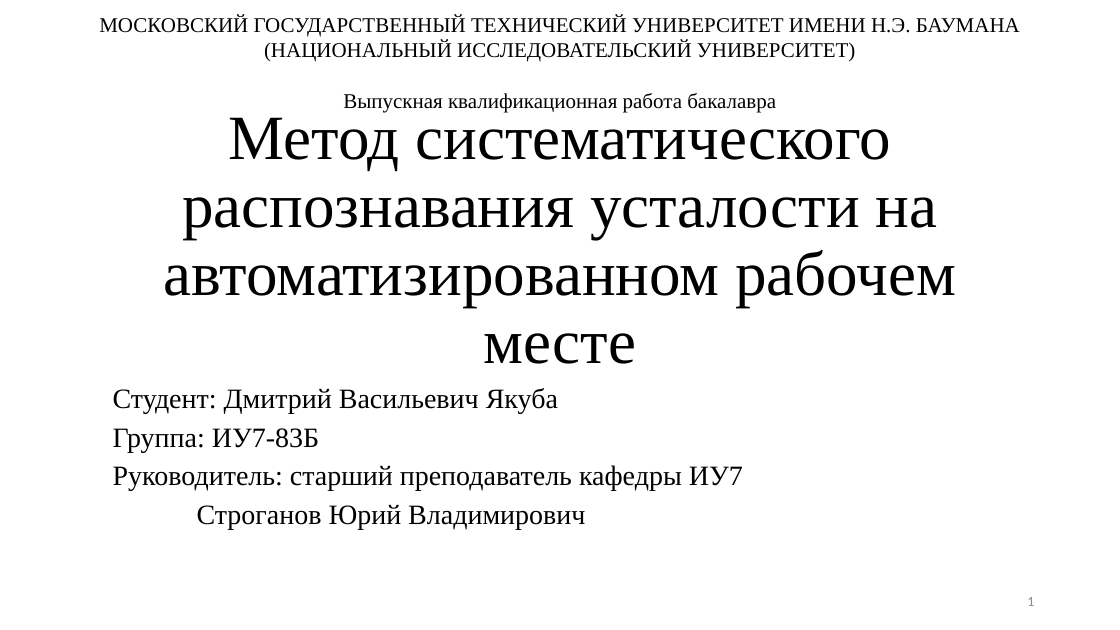
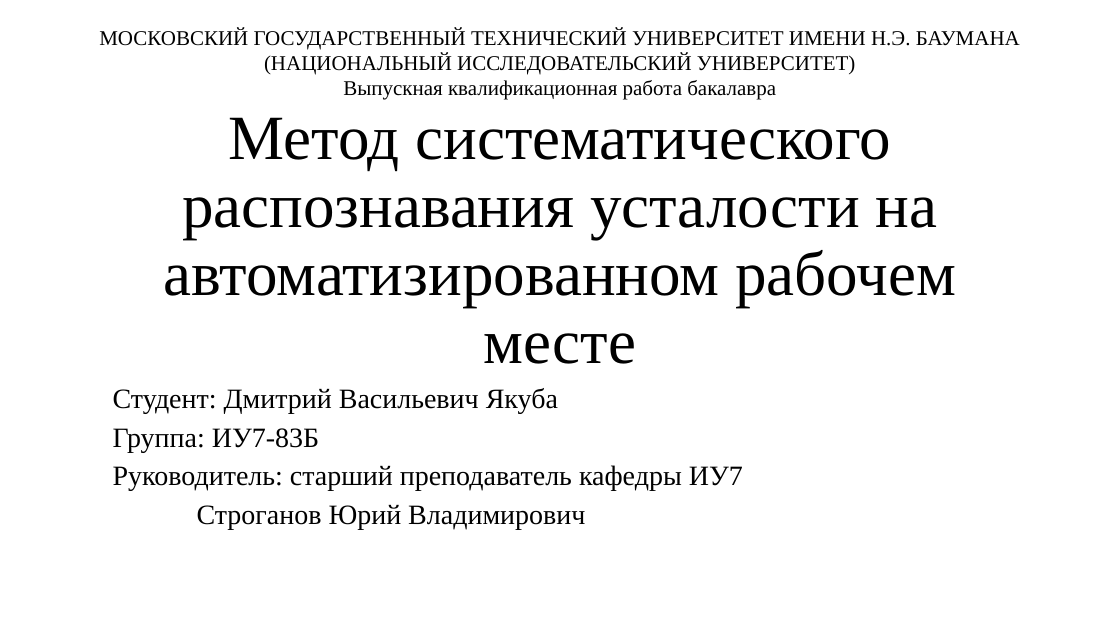
Before and after one commit to TheSawIsTheLaw/FatigueRecognitionSystem, a slide deck: slide 1 of Presentation/presentation.pptx. Drawn at 1120x630 pixels with LibreOffice and Linux fonts; fonts in the diff are those of the drawing. Boxes give left, top, right and bottom in pixels: in the first picture for what was removed or moved away, otherwise in the second. Text is boxed around its words. In the diff, an @@ line names an element or a change of style, - is before the commit and + after.

```diff
--- a/Presentation/presentation.pptx
+++ b/Presentation/presentation.pptx
@@ text "МОСКОВСКИЙ ГОСУДАРСТВЕННЫЙ ТЕХНИЧЕСКИЙ УНИВЕРСИТЕТ ИМЕНИ ..." rewrapped from bbox=[99, 16, 1020, 112] to bbox=[99, 28, 1020, 100] @@
@@ page number removed at bbox=[1027, 597, 1034, 606] @@
-1
```
Also in this commit, not shown: 3 other slides changed, 9 slides added, 10 slides removed, 13 other files.
